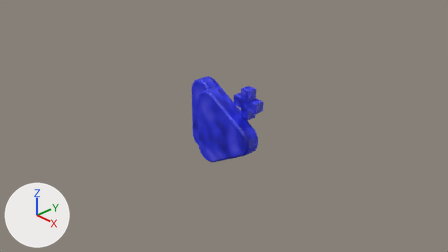
The Blender file meshes/PowerUpIncreaseSpeed.blend, before and after one commit.
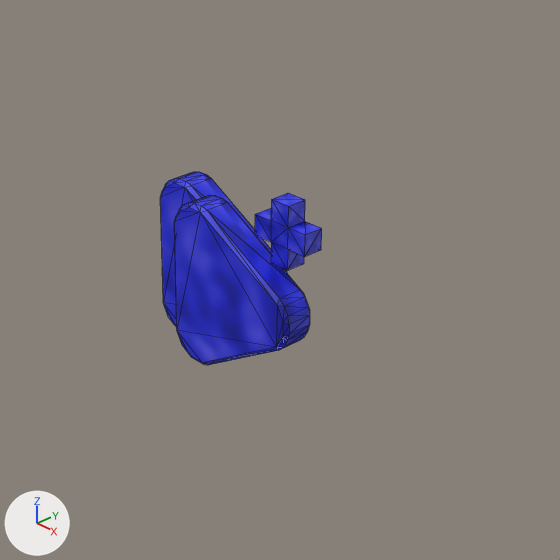
Each version is shown from the file's camera 'Camera', then close up on the part from 27% to 82% of the width and 0% to 99% of the height. Lighting does not change. The marker at lower left points along +X, +Y and +Z. The close-ups show mesh edges as thin lines.

Objects in the first close-up: 'PowerUp'.
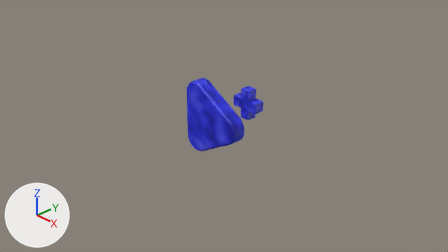
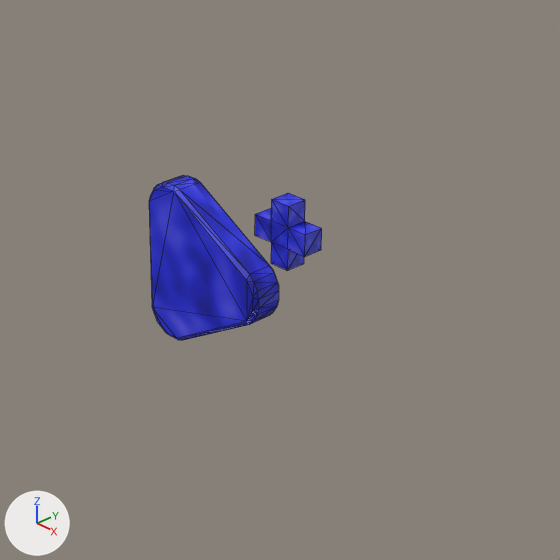
The change in detail:
me_powerup has 168 vertices, 324 faces and spans x -0.499..0.501, y -0.402..0.52, z -0.153..0.153.
me_powerup is used by ob_powerup; location (0.0, 0.0, 0.0); rotation (1.571, 0.0, 0.0), in degrees (90, 0, 0).
me_powerup part 1: the loose piece of 72 vertices spanning x -0.499..0.24, y -0.402..0.402, z -0.153..0.013 is moved by (0.0, 0.0, 0.07).
me_powerup part 2: the loose piece of 72 vertices spanning x -0.239..0.5, y -0.402..0.402, z -0.013..0.153 is deleted.

What differs and where, as boxes [x1, y1, x2, y2] in the close-ups (560 x 560 px; the box of a moved part takes in the faces that stretch with it):
'PowerUp', reshaped (7% wider, 14% shorter): before [160, 172, 322, 365]; after [149, 175, 322, 340]
part 1 of me_powerup, moved or reshaped: before [160, 172, 287, 327]; after [149, 175, 279, 340]
part 2 of me_powerup, deleted (blue): before [174, 195, 310, 365]
